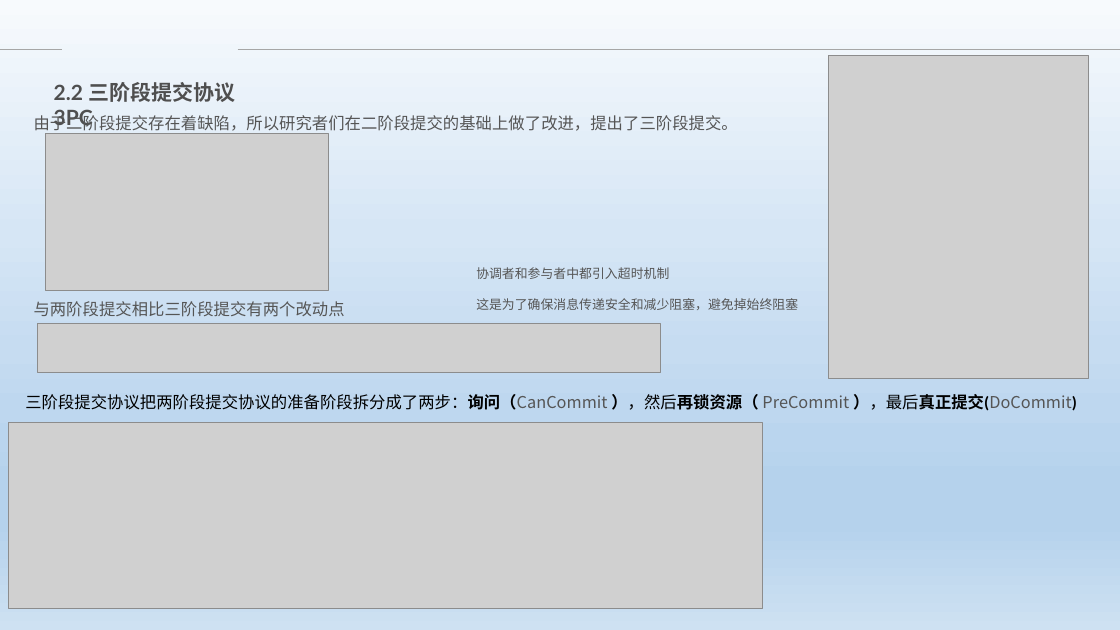
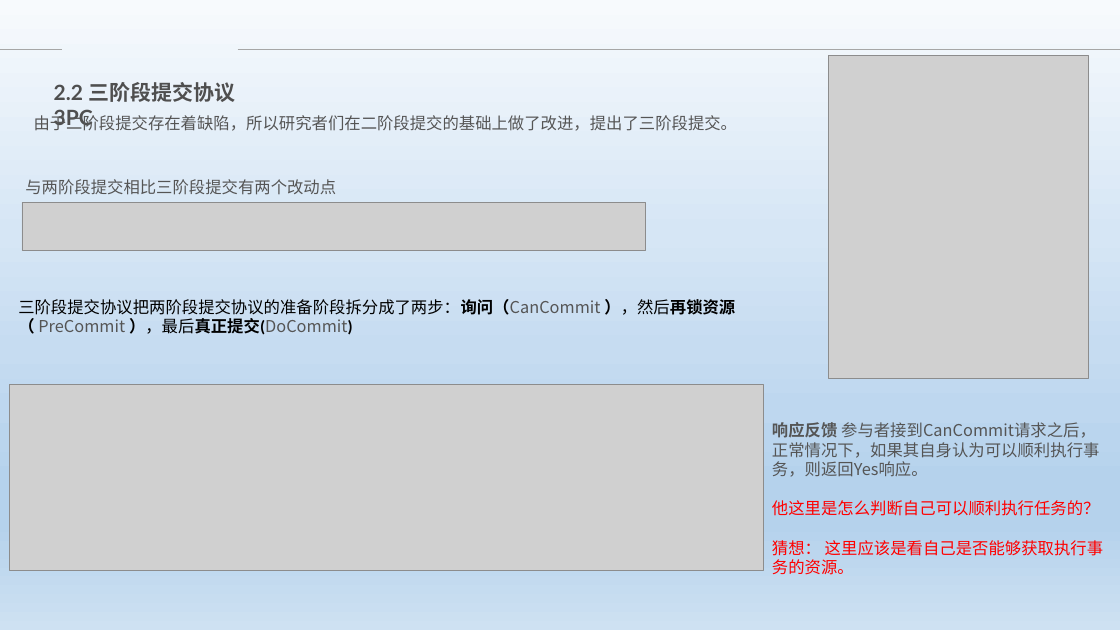
Before and after one commit to Heffie199/zhao_Note, a slide deck: slide 17 of 分布式事务的解决方案 .pptx. Drawn at 1120x630 pixels with LibreOffice and Linux fonts; fonts in the diff are those of the drawing; grey boxes stand for pictures; background and template pictures are left out. Boxes give left, top, right and bottom in pixels: in the first picture for what was removed or moved away, otherwise in the second. Text is boxed around its words. In the diff, an @@ line names an element or a change of style, - is before the commit and + after.

```diff
--- a/分布式事务的解决方案 .pptx
+++ b/分布式事务的解决方案 .pptx
@@ picture removed at (45,133,328,290) @@
@@ text "与两阶段提交相比三阶段提交有两个改动点": place and size @@
-text "与两阶段提交相比三阶段提交有两个改动点" at (34,301,345,317)
+text "与两阶段提交相比三阶段提交有两个改动点" at (25,179,336,195)
@@ picture: place and size @@
-picture at (38,323,661,372)
+picture at (22,202,645,251)
@@ text removed at (476,267,798,310) @@
-协调者和参与者中都引入超时机制
-这是为了确保消息传递安全和减少阻塞，避免掉始终阻塞
@@ text "三阶段提交协议把两阶段提交协议的准备阶段拆分成了两步：询问（CanCommit ），然后再锁资源（ PreCommit  ..." rewrapped from (25,394,1077,411) to (18,299,735,335) @@
@@ picture: place and size @@
-picture at (9,423,764,608)
+picture at (10,384,765,570)
@@ text added at (772,422,1103,575), 14 pt, text #555555 @@
+响应反馈 参与者接到CanCommit请求之后，正常情况下，如果其自身认为可以顺利执行事务，则返回Yes响应。
+他这里是怎么判断自己可以顺利执行任务的？
+猜想： 这里应该是看自己是否能够获取执行事务的资源。
```
Also in this commit, not shown: 1 slide removed.
